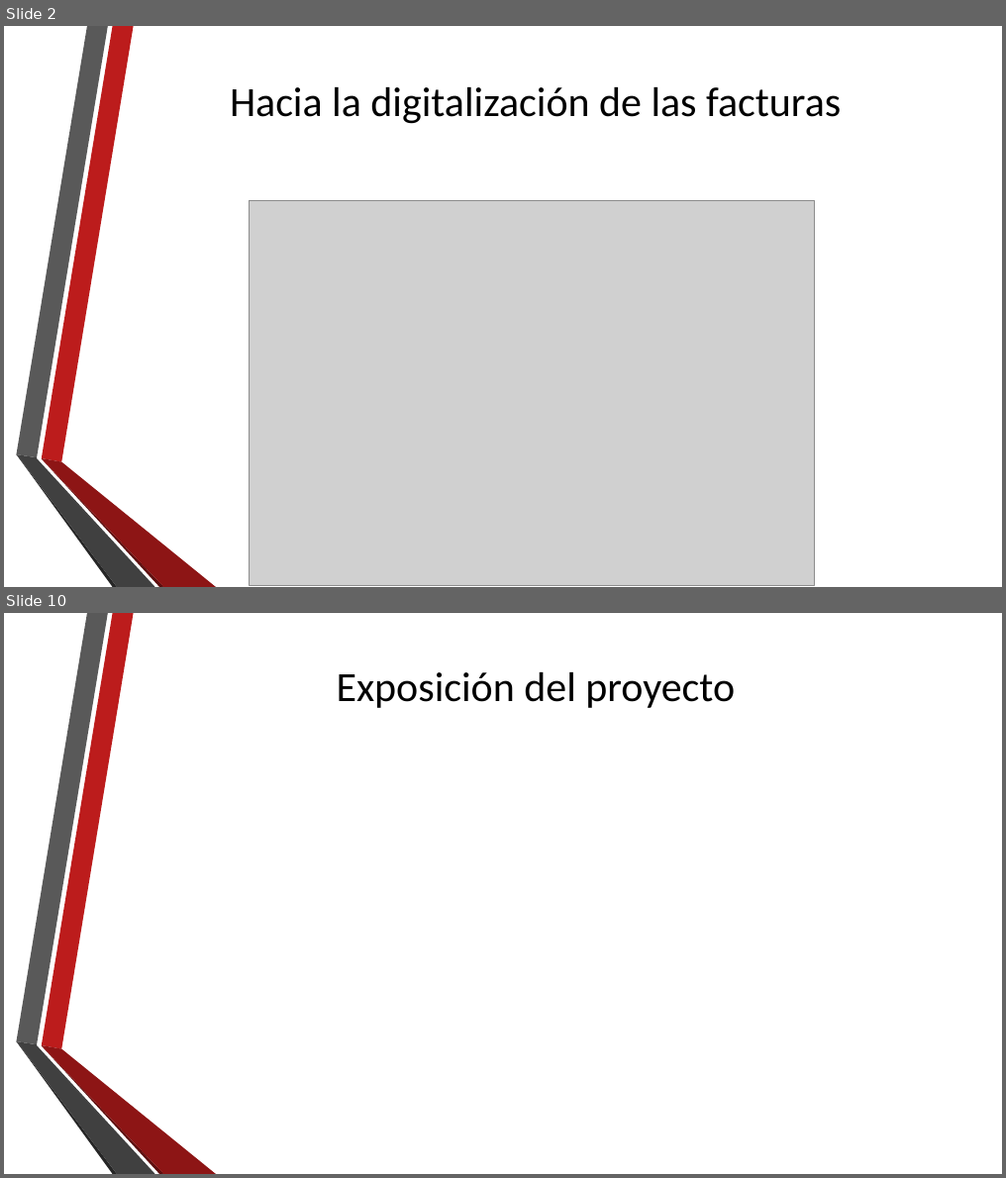
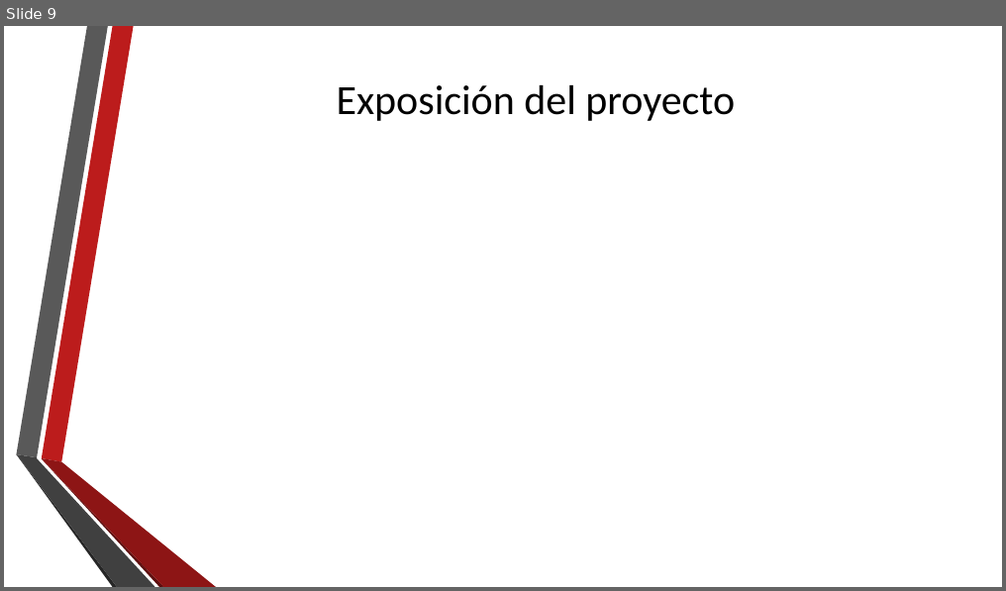
Before and after one commit to jaur001/Simulator, a slide deck: Presentacion TFG.pptx. Shown one above the other, each under a label of ours: slides 2 and 10 before the commit, slide 9 after it; the slides between them are not shown. The pictures are 1006x1178 and 1006x591 pixels, drawn with LibreOffice and Linux fonts; fonts in the diff are those of the drawing; grey boxes stand for pictures; background and template pictures are left out. Boxes give left, top, right and bottom in pixels: in the first picture for what was removed or moved away, otherwise in the second. Text is boxed around its words. In the diff, an @@ line names an element or a change of style, - is before the commit and + after.

```diff
--- a/Presentacion TFG.pptx
+++ b/Presentacion TFG.pptx
@@ slide 2 removed at (4,26,1002,587), background picture (left out); not listed: 6 template elements that a slide beside it also shows @@
@@ title removed at (230,87,841,124) @@
-Hacia la digitalización de las facturas
@@ picture removed at (250,200,815,586) @@
@@ what was slide 10 is now slide 9 @@
```
Also in this commit, not shown: 8 slides changed, 7 slides added, 7 other slides removed.
